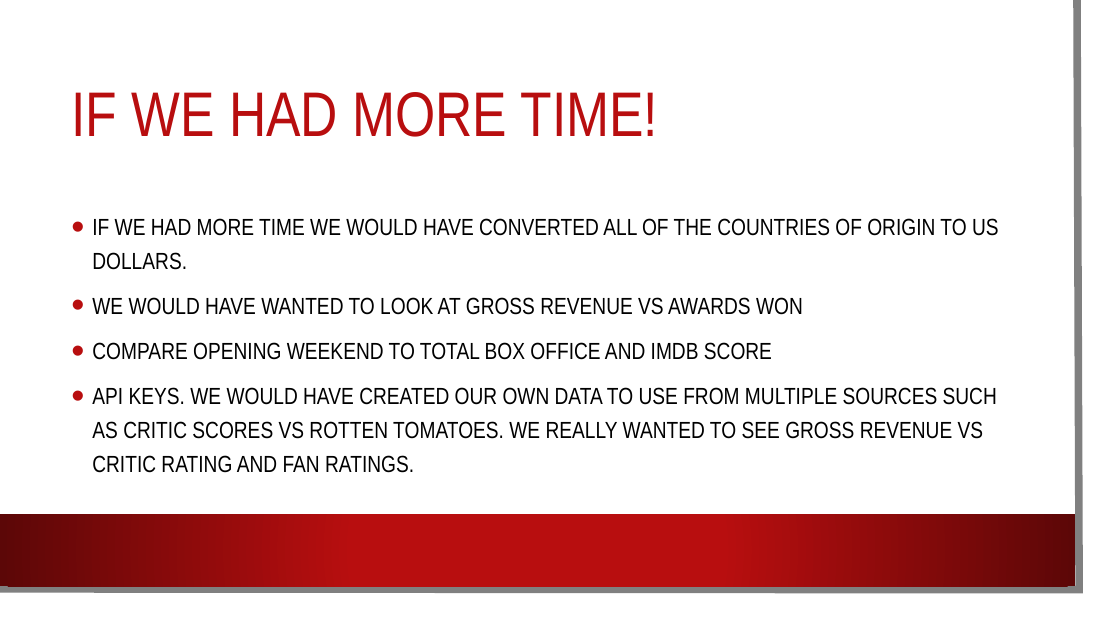
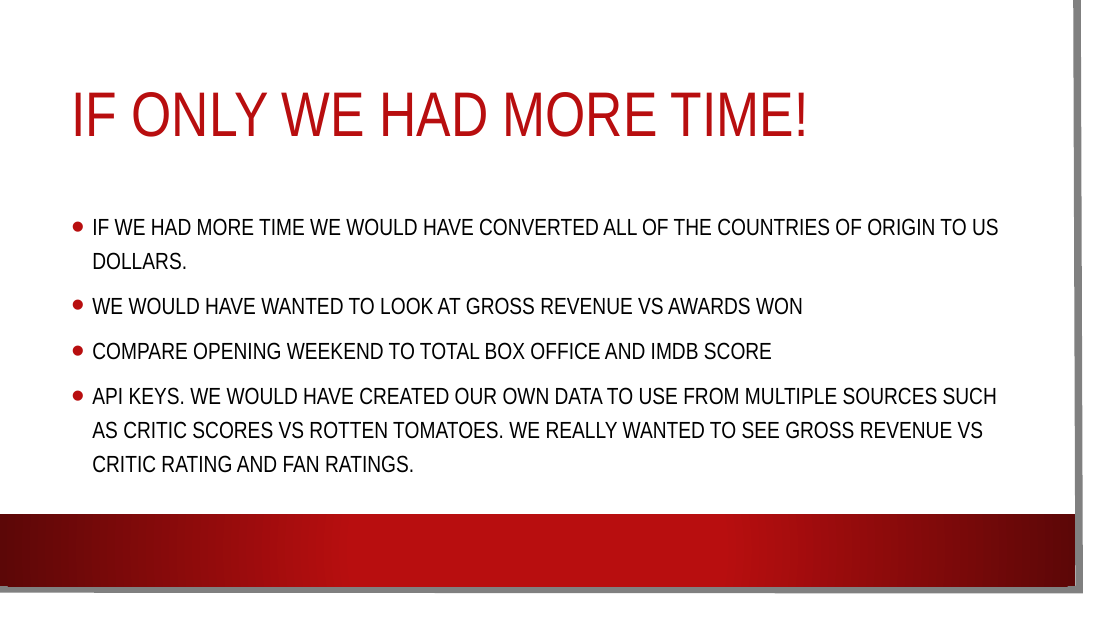
Before and after one commit to mlubin2/Movie_Project, a slide deck: slide 18 of Movie PP.pptx. Drawn at 1120x630 pixels with LibreOffice and Linux fonts; fonts in the diff are those of the drawing; background and template pictures are left out. Boxes give left, top, right and bottom in pixels: in the first picture for what was removed or moved away, otherwise in the second. Text is boxed around its words. In the diff, an @@ line names an element or a change of style, - is before the commit and + after.

```diff
--- a/Movie PP.pptx
+++ b/Movie PP.pptx
@@ title at [71, 92, 809, 137]: text changed @@
-IF WE HAD MORE TIME!
+IF ONLY WE HAD MORE TIME!
```
Also in this commit, not shown: 5 other slides changed, 1 slide added, 1 slide removed, 16 other files.
